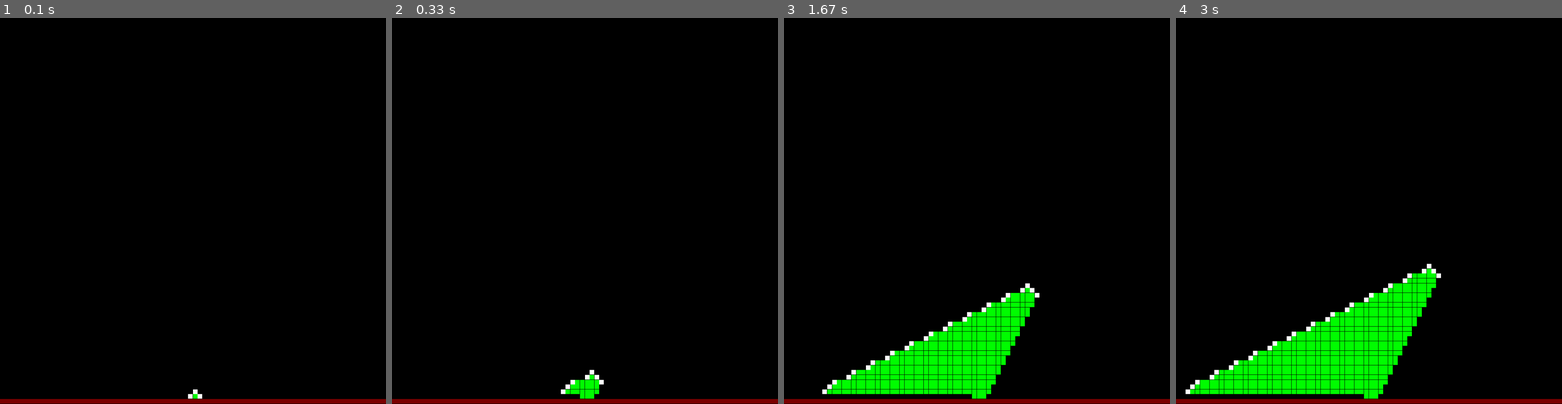
Above: before the commit, frames 1-4 (left to right).
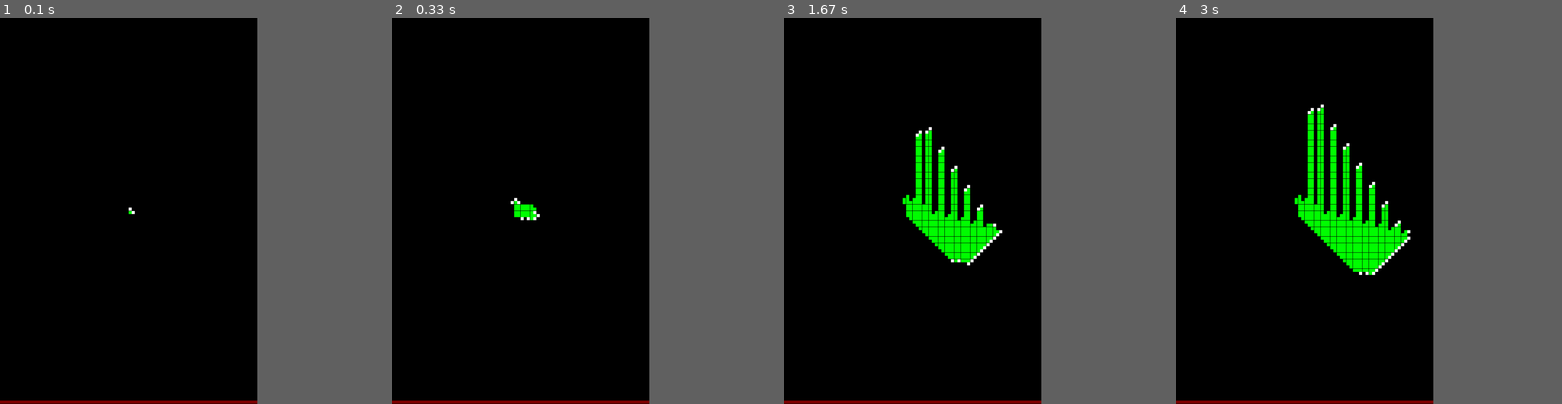
Above: after the commit, the same moments.

Repository: AlexDey/PythonTreeEvolution
Game: pygame game, started from PythonTestApplication1/solve.py
Two runs of this game, one before a commit and one after it. Both use one fixed random seed, a clock stepped at 60 frames per second and the inputs below.
Inputs:
- Up to frame 1 (0.1 s): no input
- Up to frame 2 (0.33 s): no input
- Up to frame 3 (1.67 s): no input
- Up to frame 4 (3 s): no input
In our replay, the window is 900x900 before the commit and 600x900 after it. These sizes can differ from the game's own. Grey fills any space a smaller window leaves; there, only what the larger window draws over its background counts as a difference.

The runs differ from the first frame. In frame 1, 0.8% of the frame differs, in the area x 0-100%, y 49-100%; in frame 2, 1.4%; in frame 3, 11%; in frame 4, 15%, in the area x 0-100%, y 22-100%.

Commit message:
добавил возможность несимметричности мира по горизонтали и вертикали

Diff:
--- a/PythonTestApplication1/drawPygame.py
+++ b/PythonTestApplication1/drawPygame.py
@@ -28,10 +28,10 @@
 # start data for draw window with pygame
 #scale = .4
 constant_size = 24 # = rows * scale
-scale = constant_size / columns
+scale = constant_size / rows #(columns if columns <= rows else rows) #columns
 rect_size = 21 * scale
-width = rect_size*rows*2
-height = rect_size*columns*2
+width = rect_size*columns*2
+height = rect_size*rows*2
 
 # set window position
 pygame.init()
@@ -54,7 +54,7 @@
 
 # ground
 x_ground = 0
-y_ground = (column_start*2-1)*rect_size
+y_ground = (rows*2-1)*rect_size
 color_ground = (125, 0, 0)
 ground = pygame.draw.rect(win, color_ground, (x_ground, y_ground, rect_size*columns*2, rect_size))
 pygame.display.update(ground)
--- a/PythonTestApplication1/drawTurtle.py
+++ b/PythonTestApplication1/drawTurtle.py
@@ -30,8 +30,8 @@
 constant_size = 24 # = rows * scale
 scale = constant_size / rows
 rect_size = 21 * scale
-width = rect_size*rows*2
-height = rect_size*columns*2
+width = rect_size*columns*2
+height = rect_size*rows*2
 
 # screen
 wn = turtle.Screen()
--- a/PythonTestApplication1/settings.py
+++ b/PythonTestApplication1/settings.py
@@ -1,16 +1,16 @@
 from random import randint, seed
 
 # start DNA
-seed(45) #30 #9 #34 #38
+seed(38) #30 #9 #34 #38
 dna_start = [[randint(0,30) for i in range(4)] for j in range(16)]
 
 # start data for solve
-rows = columns = 40
-#rows = 60
-#columns = 30
-row_start = rows*2-2  # *7//4
+#rows = columns = 40
+rows = 60
+columns = 40
+row_start = rows #*2-2  # *7//4
 column_start = columns
-world = [[(0) for i in range(rows*2)] for j in range(columns*2)] # start world
+world = [[(0) for i in range(columns*2)] for j in range(rows*2)] # start world
 world[row_start][column_start] = 2 # start corn
 world[-1][:] = [3]*columns*2 # ground
 corn = [[0, row_start, column_start]]
--- a/PythonTestApplication1/solve.py
+++ b/PythonTestApplication1/solve.py
@@ -13,13 +13,14 @@
 #tree_turtle = []
 tdraw.update()
 
+min_side = (columns if columns <= rows else rows)
 k=0
-while (k < rows-1):
+while (k < min_side):
     print(k)
     k += 1
     # redraw window
     tdraw.update()
-    if (k < rows):
+    if (k < min_side):
         time.sleep(0.05) #0.05)
     tdraw.cornToTree()
     # update corn
